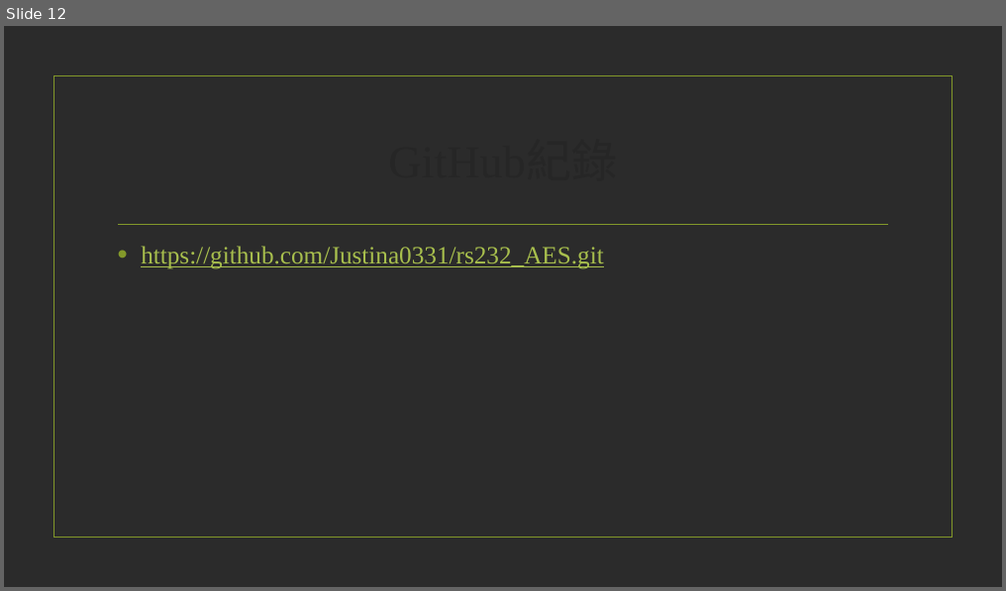
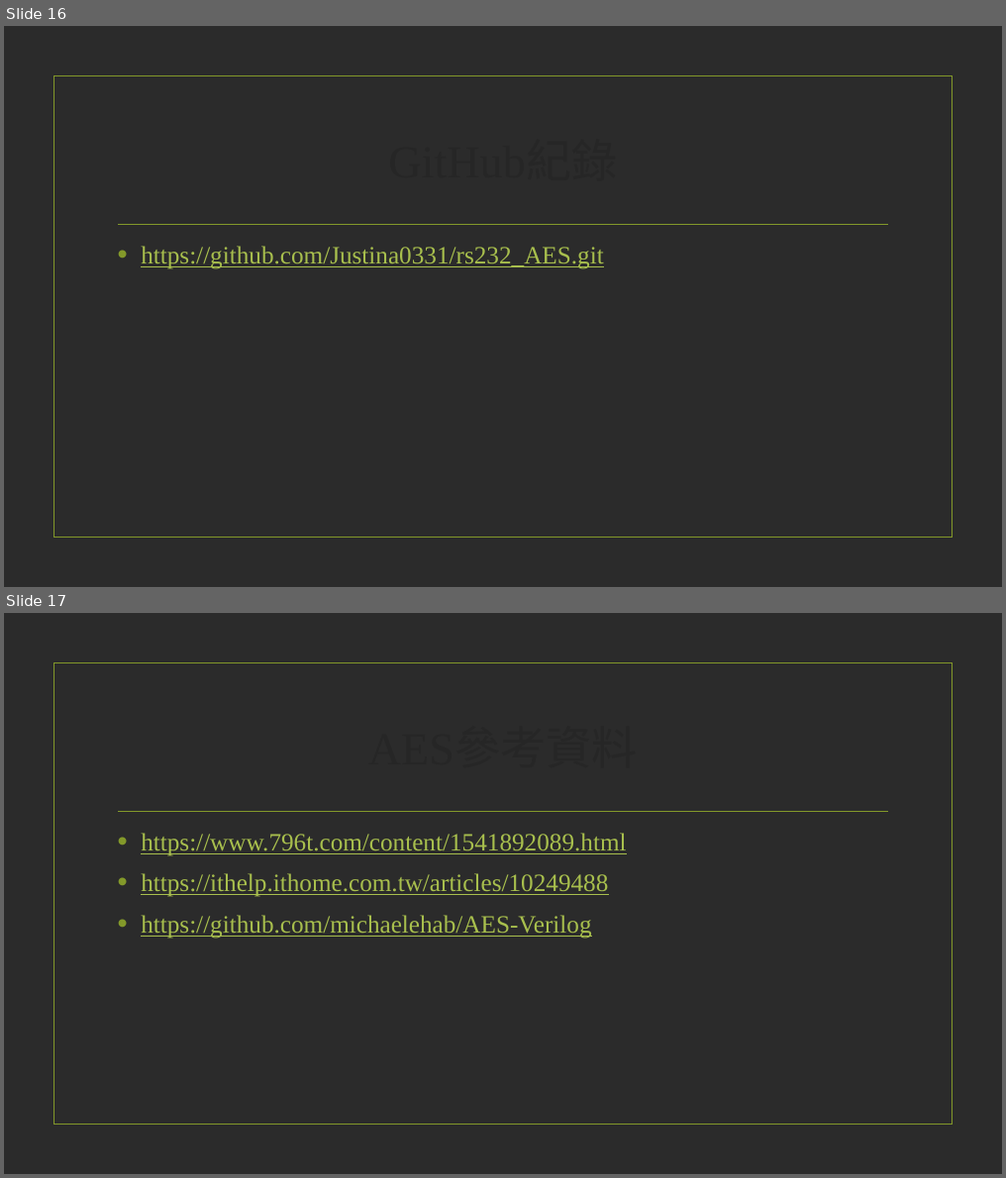
Before and after one commit to Justina0331/rs232_AES, a slide deck: rs232.pptx. Shown one above the other, each under a label of ours: slide 12 before the commit, slides 16 and 17 after it. The pictures are 1006x591 and 1006x1178 pixels, drawn with LibreOffice and Linux fonts; fonts in the diff are those of the drawing; background and template pictures are left out; a plain dark background stands for a picture behind light text. Boxes give left, top, right and bottom in pixels: in the first picture for what was removed or moved away, otherwise in the second. Text is boxed around its words. In the diff, an @@ line names an element or a change of style, - is before the commit and + after.

```diff
--- a/rs232.pptx
+++ b/rs232.pptx
@@ slide 17 added at (4,613,1002,1174), background picture (left out); not listed: 2 template elements that a slide beside it also shows @@
@@ title added at (110,693,896,800), 44 pt, text #262626 @@
+AES參考資料
@@ text added at (141,833,626,939), 24 pt, text #A8BF4D, underline @@
+• https://www.796t.com/content/1541892089.html
+• https://ithelp.ithome.com.tw/articles/10249488
+• https://github.com/michaelehab/AES-Verilog
@@ what was slide 12 is now slide 16 @@
```
Also in this commit, not shown: 2 slides changed, 4 other slides added.
